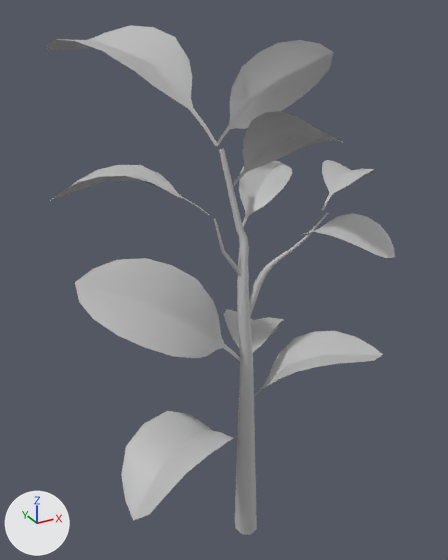
Two versions of the FBX model DoubleJinWalkingSim/Assets/ArtTest/Models/Tree_Moving.fbx, one commit apart.
The view is the same before and after, from a 50 mm camera at (-1.85, -2.96, 3.57) aimed at (0.1, 0.58, 1.8). The lights are fixed; the arrows at lower left show +X, +Y and +Z. Where no turn or scale is listed for an object, it has been applied to the vertices.

Before the edit, the objects in view are built like this:
```python
ob_pplane10 = bpy.data.objects.new('pPlane10', me_mesh_008)
ob_pplane10.location = (0.038, 0.271, 2.244)
ob_pplane11 = bpy.data.objects.new('pPlane11', me_mesh_009)
ob_pplane11.location = (-0.063, 0.074, 0.752)
ob_pplane12 = bpy.data.objects.new('pPlane12', me_mesh_010)
ob_pplane12.location = (-0.028, 0.084, 1.28)
ob_pplane3 = bpy.data.objects.new('pPlane3', me_mesh_001)
ob_pplane3.location = (-0.06, 0.08, 1.451)
ob_pplane4 = bpy.data.objects.new('pPlane4', me_mesh_002)
ob_pplane4.location = (-0.2, 0.222, 2.421)
ob_pplane5 = bpy.data.objects.new('pPlane5', me_mesh_003)
ob_pplane5.location = (-0.055, 0.396, 2.793)
ob_pplane6 = bpy.data.objects.new('pPlane6', me_mesh_004)
ob_pplane6.location = (0.028, 0.113, 1.047)
ob_pplane8 = bpy.data.objects.new('pPlane8', me_mesh_006)
ob_pplane8.location = (-0.017, 0.316, 2.524)
ob_pplane9 = bpy.data.objects.new('pPlane9', me_mesh_007)
ob_pplane9.location = (-0.056, 0.402, 2.788)
# also in view: 'pPlane13' at (0.5, -0.22, 2.34); 'pPlane7' at (0.82, 0.25, 2.51); 'TreeBark_2' at (0.16, 0.17, 1.38)
```
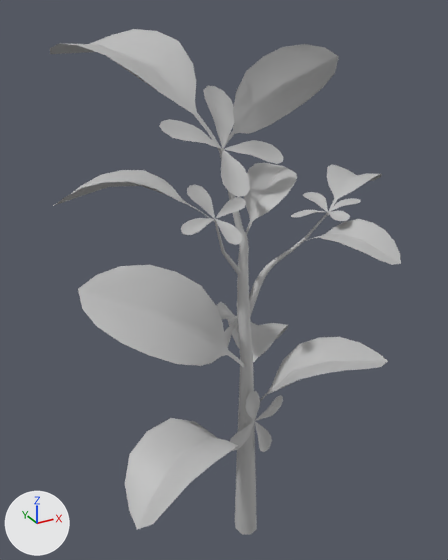
Commit message: add tree's flower and delete the old tree

Where the change shows, as pixel boxes (x1, y1, x2, y2) in the pictures (448 x 560 px):
```json
{"object": "pPlane3", "change": "moved", "before": [75, 258, 240, 361], "after": [78, 265, 245, 368]}
{"object": "pPlane11", "change": "moved", "before": [121, 411, 236, 520], "after": [125, 418, 238, 529]}
{"object": "pPlane9", "change": "moved", "before": [216, 40, 334, 147], "after": [222, 44, 339, 149]}
{"object": "pPlane5", "change": "moved", "before": [47, 25, 218, 146], "after": [50, 29, 220, 151]}
{"object": "pPlane6", "change": "moved", "before": [254, 331, 383, 396], "after": [260, 337, 388, 401]}
{"object": "Flower_1", "change": "added", "after": [159, 86, 283, 197]}
{"object": "pPlane8", "change": "deleted", "before": [233, 111, 342, 187]}
{"object": "pPlane10", "change": "moved", "before": [239, 161, 293, 227], "after": [244, 163, 297, 235]}
{"object": "pPlane13", "change": "moved", "before": [302, 213, 395, 258], "after": [306, 219, 401, 265]}
{"object": "pPlane4", "change": "moved", "before": [51, 165, 210, 216], "after": [53, 170, 214, 221]}
{"object": "Flower_2", "change": "added", "after": [181, 185, 246, 245]}
{"object": "pPlane7", "change": "moved", "before": [322, 160, 377, 210], "after": [327, 165, 382, 216]}
{"object": "pPlane12", "change": "moved", "before": [224, 309, 284, 352], "after": [228, 316, 288, 363]}
{"object": "Flower_5", "change": "added", "after": [230, 391, 283, 452]}
{"object": "Flower_3", "change": "added", "after": [291, 192, 361, 221]}
{"object": "Flower_4", "change": "added", "after": [216, 302, 238, 347]}
```

The change, as JSON lines over the scene's bpy script:
```json
{"op": "add", "block": "me_mesh_013", "code": ["me_mesh_013 = bpy.data.meshes.new('Mesh.013')", "me_mesh_013.from_pydata(...)  # 98 vertices, 64 faces; spans x -0.238..0.225, y -0.227..0.242, z -0.013..0.066", "me_mesh_013.materials.append(mat_lambert1)  # grey #bcbcbc"]}
{"op": "add", "block": "me_mesh_011_1", "code": ["me_mesh_011_1 = bpy.data.meshes.new('Mesh.011')", "me_mesh_011_1.from_pydata(...)  # 98 vertices, 64 faces; spans x -0.399..0.406, y -0.35..0.281, z -0.197..0.344", "me_mesh_011_1.materials.append(mat_lambert1)  # grey #bcbcbc"]}
{"op": "add", "block": "me_mesh_015", "code": ["me_mesh_015 = bpy.data.meshes.new('Mesh.015')", "me_mesh_015.from_pydata(...)  # 98 vertices, 64 faces; spans x -0.26..0.259, y -0.105..0.045, z -0.254..0.28", "me_mesh_015.materials.append(mat_lambert1)  # grey #bcbcbc"]}
{"op": "add", "block": "me_mesh_012", "code": ["me_mesh_012 = bpy.data.meshes.new('Mesh.012')", "me_mesh_012.from_pydata(...)  # 97 vertices, 64 faces; spans x -0.237..0.219, y -0.197..0.159, z -0.106..0.178", "me_mesh_012.materials.append(mat_lambert1)  # grey #bcbcbc"]}
{"op": "add", "block": "me_mesh_014", "code": ["me_mesh_014 = bpy.data.meshes.new('Mesh.014')", "me_mesh_014.from_pydata(...)  # 98 vertices, 64 faces; spans x -0.188..0.168, y -0.039..0.117, z -0.205..0.187", "me_mesh_014.materials.append(mat_lambert1)  # grey #bcbcbc"]}
{"op": "set", "path": "ob_pplane3.location", "old": "(-0.06, 0.08, 1.451)", "new": "(-0.06, 0.025, 1.43)"}
{"op": "set", "path": "ob_pplane11.location", "old": "(-0.063, 0.074, 0.752)", "new": "(-0.063, 0.02, 0.731)"}
{"op": "set", "path": "ob_pplane12.location", "old": "(-0.028, 0.084, 1.28)", "new": "(-0.028, 0.029, 1.259)"}
{"op": "set", "path": "ob_pplane5.location", "old": "(-0.055, 0.396, 2.793)", "new": "(-0.055, 0.342, 2.772)"}
{"op": "set", "path": "ob_pplane13.location", "old": "(0.366, 0.063, 2.246)", "new": "(0.366, 0.009, 2.225)"}
{"op": "set", "path": "ob_pplane4.location", "old": "(-0.2, 0.222, 2.421)", "new": "(-0.2, 0.167, 2.4)"}
{"op": "set", "path": "ob_pplane7.location", "old": "(0.503, 0.033, 2.401)", "new": "(0.503, -0.021, 2.38)"}
{"op": "set", "path": "ob_pplane6.location", "old": "(0.028, 0.113, 1.047)", "new": "(0.028, 0.059, 1.026)"}
{"op": "set", "path": "ob_pplane9.location", "old": "(-0.056, 0.402, 2.788)", "new": "(-0.056, 0.348, 2.767)"}
{"op": "set", "path": "ob_pplane10.location", "old": "(0.038, 0.271, 2.244)", "new": "(0.038, 0.216, 2.223)"}
{"op": "remove", "block": "ob_pplane8", "code": ["ob_pplane8 = bpy.data.objects.new('pPlane8', me_mesh_006)", "ob_pplane8.location = (-0.017, 0.316, 2.524)"]}
{"op": "add", "block": "ob_flower_3", "code": ["ob_flower_3 = bpy.data.objects.new('Flower_3', me_mesh_013)", "ob_flower_3.location = (0.505, -0.015, 2.398)"]}
{"op": "add", "block": "ob_flower_1", "code": ["ob_flower_1 = bpy.data.objects.new('Flower_1', me_mesh_011_1)", "ob_flower_1.location = (-0.042, 0.345, 2.779)"]}
{"op": "add", "block": "ob_flower_5", "code": ["ob_flower_5 = bpy.data.objects.new('Flower_5', me_mesh_015)", "ob_flower_5.location = (0.027, 0.023, 0.97)"]}
{"op": "add", "block": "ob_flower_2", "code": ["ob_flower_2 = bpy.data.objects.new('Flower_2', me_mesh_012)", "ob_flower_2.location = (-0.195, 0.165, 2.414)"]}
{"op": "add", "block": "ob_flower_4", "code": ["ob_flower_4 = bpy.data.objects.new('Flower_4', me_mesh_014)", "ob_flower_4.location = (-0.06, 0.118, 1.733)"]}
```
